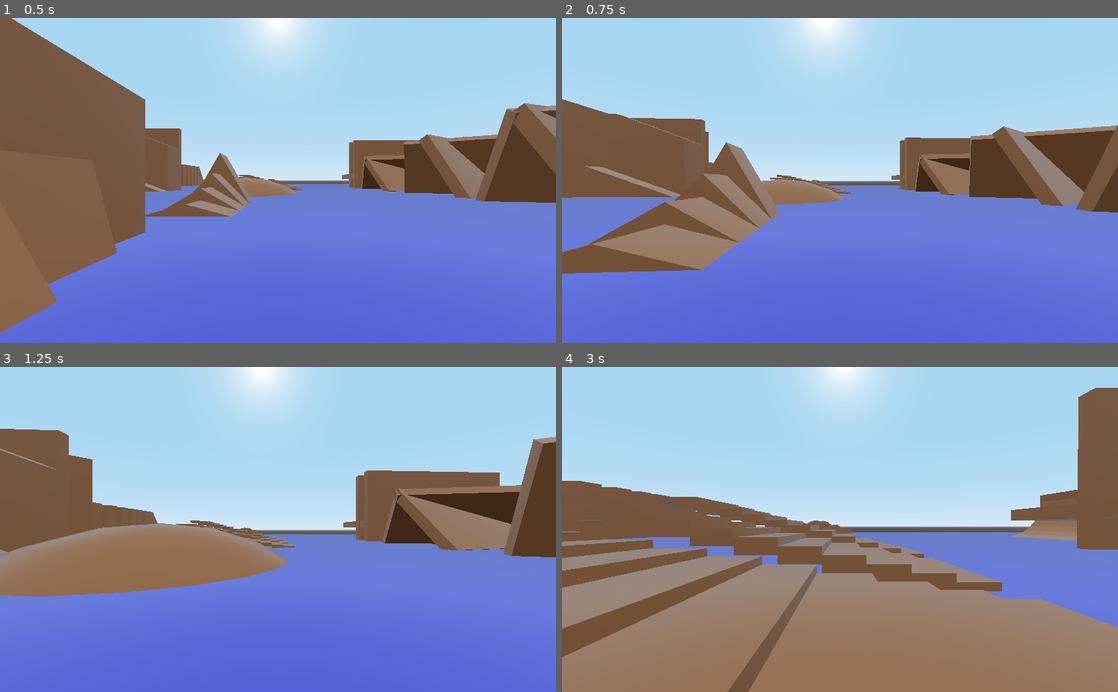
Above: before the commit, frames 1-4 (two rows, left to right).
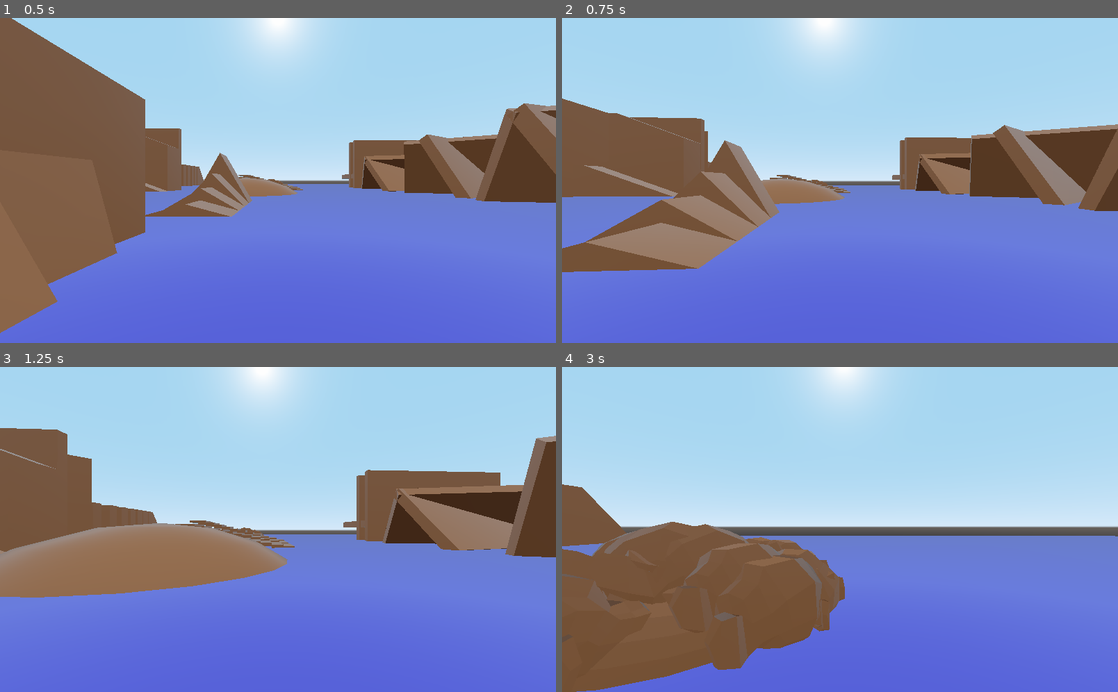
Above: after the commit, the same moments.

Repository: babypandabear3/bpb_fps_controller
Game: Godot game, scene res://demo/test_scene_wojtek.tscn
Two runs of this game, one before a commit and one after it. Both use one fixed random seed, a clock stepped at 60 frames per second and the inputs below. This scene is started directly instead of the project's main scene.
Inputs (mouse positions are in pixels of both pictures, inside the frame that each line leads up to):
- Up to frame 1 (0.5 s): no input
- Up to frame 2 (0.75 s): move the mouse to (867, 180) at 0.52 s; hold W (movement_forward) from 0.53 s (still down); right-click (867, 180) at 0.6 s
- Up to frame 3 (1.25 s): keep holding W (movement_forward); tap Space (movement_jump) at 0.77 s
- Up to frame 4 (3 s): keep holding W (movement_forward); move the mouse to (812, 529) at 1.27 s; tap F (action_activate) at 1.35 s; tap Space (movement_jump) at 1.52 s; right-click (812, 529) at 1.55 s; move the mouse to (851, 523) at 2.02 s; tap C (action_crouch_toggle) at 2.1 s; right-click (851, 523) at 2.3 s; move the mouse to (834, 536) at 2.77 s; click (834, 536) at 2.85 s

Frame 1 is identical in both runs. In frame 2, 1.8% of the frame differs, in the area x 0-100%, y 24-79%; in frame 3, 0.8%; in frame 4, 46%, in the area x 0-100%, y 6-100%.

Commit message:
add bump to rigidbody

Diff:
--- a/player_controller/Camera_addon.gd
+++ b/player_controller/Camera_addon.gd
@@ -191,10 +191,10 @@
 	if trauma > 0: trauma = clamp(trauma - (delta * decay), 0, 1)
 
 func do_input():
-	if Input.is_action_just_pressed("action_m1"):
+	if Input.is_action_just_pressed("action_m1") and target.state != target.STATELIST.PULLED:
 		#BLINK
 		var blink_dist = ray_blink.cast_to.length()
 		if ray_blink.is_colliding():
 			blink_dist = ray_blink.global_transform.origin.distance_to(ray_blink.get_collision_point()) - 0.4
 		var blink_target = ray_blink.global_transform.origin + (-ray_blink.global_transform.basis.z * blink_dist)
-		target.execute_pulled(blink_target, 45, 1)
+		target.execute_pulled(blink_target, -ray_blink.global_transform.basis.z, 46, 1)
--- a/player_controller/Player.gd
+++ b/player_controller/Player.gd
@@ -46,6 +46,7 @@
 export (float) var slide_time = 1.2
 
 export (float) var throw_force = 10
+export (float) var bump_force = 10
 
 var body_height : int = BODY_HEIGHT_LIST.STAND
 var is_grabbing_object = false
@@ -436,6 +437,7 @@
 	prev_vel_h = velocity_h
 	prev_vel_v = velocity_v
 
+
 	### ACTIONS LOGIC ###
 
 	#GRAB / RELEASE
@@ -486,6 +488,14 @@
 	if Input.is_action_pressed("movement_jump") and not is_on_floor() and feat_climbing: #CLIMBING EDGE
 		if not ray_climb1.is_colliding() and ray_climb2.is_colliding() and ray_climb3.is_colliding():
 			start_climb()
+
+	#PUSH RIGIDBODY
+	if is_on_wall() and bump_force > 0:
+		for i in get_slide_count():
+			if get_slide_collision(i).collider is RigidBody:
+				var o : RigidBody = get_slide_collision(i).collider
+				var bump_impulse = (o.global_transform.origin - global_transform.origin).normalized() * bump_force
+				o.apply_central_impulse(bump_impulse)
 
 func start_climb():
 	#START CLIMBING LOGIC
@@ -606,7 +616,6 @@
 	state = STATELIST.PULLED
 
 func do_pulled(delta):
-	pulled_dir = pulled_target - global_transform.origin
 	velocity_h = pulled_dir.normalized() * pulled_speed
 
 	#VERTICAL VELOCITY
@@ -734,7 +743,8 @@
 func back_to_walk():
 	start_walk()
 
-func execute_pulled(p_target, p_speed, p_max_time):
+func execute_pulled(p_target, p_dir,  p_speed, p_max_time):
+	pulled_dir = p_dir
 	pulled_timer = p_max_time
 	pulled_start = global_transform.origin
 	pulled_target = p_target
--- a/player_controller/Player.tscn
+++ b/player_controller/Player.tscn
@@ -391,6 +391,7 @@
 shape = SubResource( 1 )
 
 [node name="rotation_helper" type="Spatial" parent="."]
+transform = Transform( 1, 0, 0, 0, 1, 0, 0, 0, 1, 0, 0.2, 0 )
 
 [node name="eye_position" type="Spatial" parent="rotation_helper"]
 
